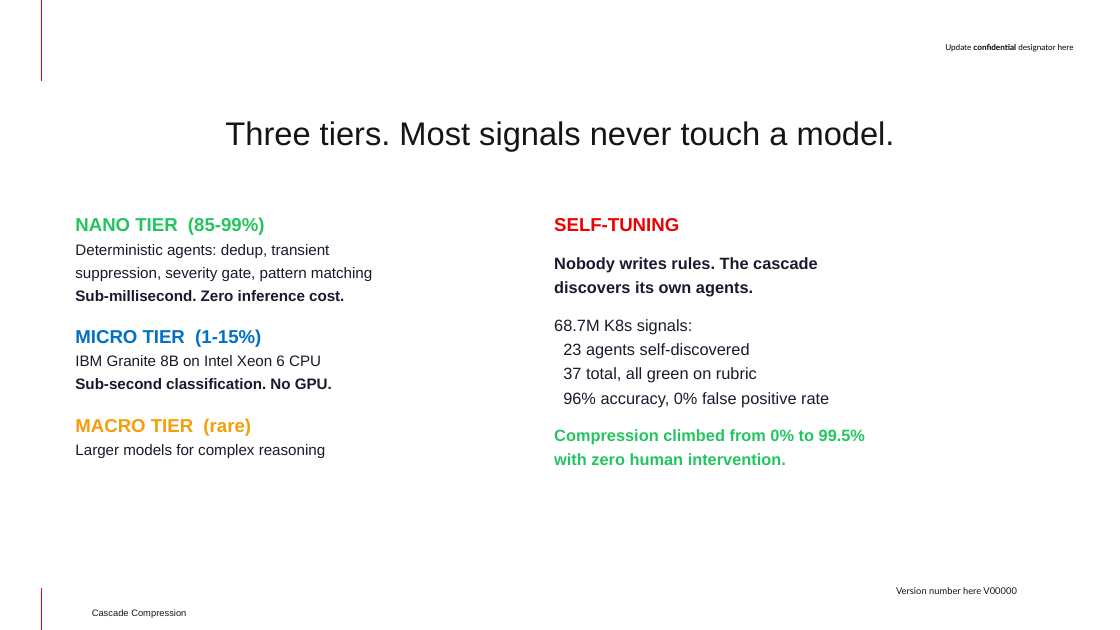
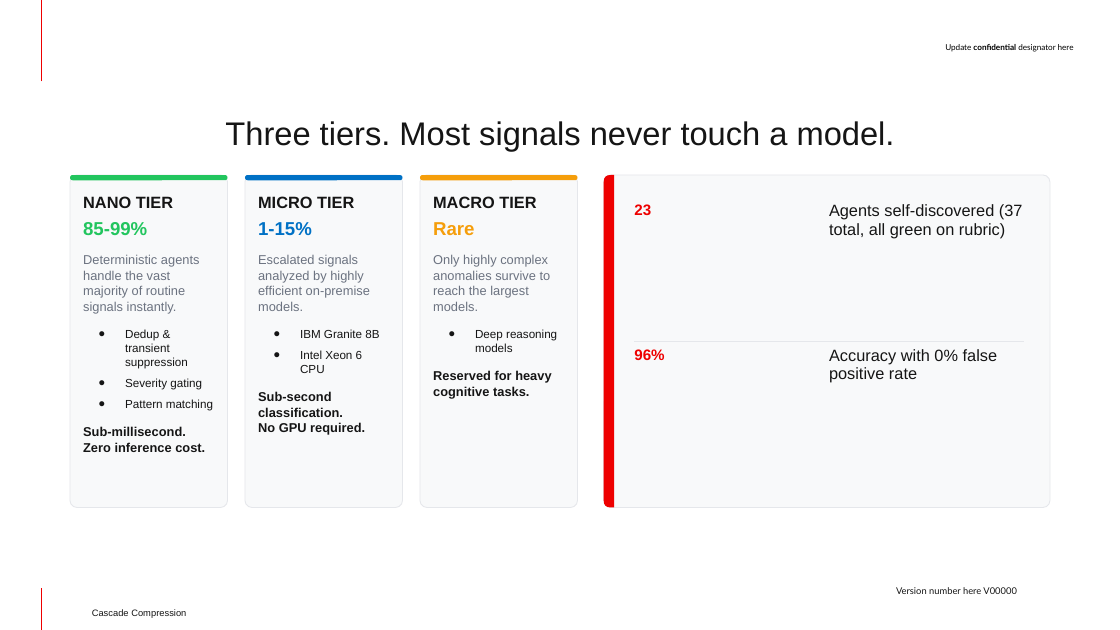
Before and after one commit to jkershawrh/cascade-compression, a slide deck: slide 3 of docs/Cascade-Compression-Whitepaper-Deck.pptx. Drawn at 1120x630 pixels with LibreOffice and Linux fonts; fonts in the diff are those of the drawing; background and template pictures are left out. Boxes give left, top, right and bottom in pixels: in the first picture for what was removed or moved away, otherwise in the second. Text is boxed around its words. In the diff, an @@ line names an element or a change of style, - is before the commit and + after.

```diff
--- a/docs/Cascade-Compression-Whitepaper-Deck.pptx
+++ b/docs/Cascade-Compression-Whitepaper-Deck.pptx
@@ rounded rectangle added at (70,175,228,507), fill #F8F9FA, outline #E5E7EB 0.75 pt @@
@@ rounded rectangle added at (70,175,228,180), fill #22C55E @@
@@ rounded rectangle added at (245,175,403,507), fill #F8F9FA, outline #E5E7EB 0.75 pt @@
@@ rounded rectangle added at (245,175,403,180), fill #0071C5 @@
@@ rounded rectangle added at (420,175,578,507), fill #F8F9FA, outline #E5E7EB 0.75 pt @@
@@ rounded rectangle added at (420,175,578,180), fill #F59E0B @@
@@ rounded rectangle added at (604,175,1050,507), fill #F8F9FA, outline #E5E7EB 0.75 pt @@
@@ freeform shape added at (604,175,614,507), fill #EE0000 @@
@@ text added at (83,196,213,452), 11 pt, text #151515 @@
+NANO TIER
+85-99%
+Deterministic agents handle the vast majority of routine signals instantly.
+● Dedup & transient suppression
+● Severity gating
+● Pattern matching
+Sub-millisecond.
+Zero inference cost.
@@ text at (258,196,379,435): text changed; size 13 to 11 pt; text colour #1A1A2E to #151515 @@
-NANO TIER (85-99%)
-Deterministic agents: dedup, transient
-suppression, severity gate, pattern matching
-Sub-millisecond. Zero inference cost.
-MICRO TIER (1-15%)
-IBM Granite 8B on Intel Xeon 6 CPU
-Sub-second classification. No GPU.
-MACRO TIER (rare)
-Larger models for complex reasoning
+MICRO TIER
+1-15%
+Escalated signals analyzed by highly efficient on-premise models.
+● IBM Granite 8B
+● Intel Xeon 6 CPU
+Sub-second classification.
+No GPU required.
@@ text added at (433,196,557,399), 11 pt, text #151515 @@
+MACRO TIER
+Rare
+Only highly complex anomalies survive to reach the largest models.
+● Deep reasoning models
+Reserved for heavy cognitive tasks.
@@ table added at (634,197,1024,472), 2 rows, 2 columns @@
+23 | Agents self-discovered (37 total, all green on rubric)
+96% | Accuracy with 0% false positive rate
@@ text removed at (554,218,865,465) @@
-SELF-TUNING
-Nobody writes rules. The cascade
-discovers its own agents.
-68.7M K8s signals:
-23 agents self-discovered
-37 total, all green on rubric
-96% accuracy, 0% false positive rate
-Compression climbed from 0% to 99.5%
-with zero human intervention.
```
Also in this commit, not shown: 9 other slides changed, 1 slide added, 1 slide removed.
